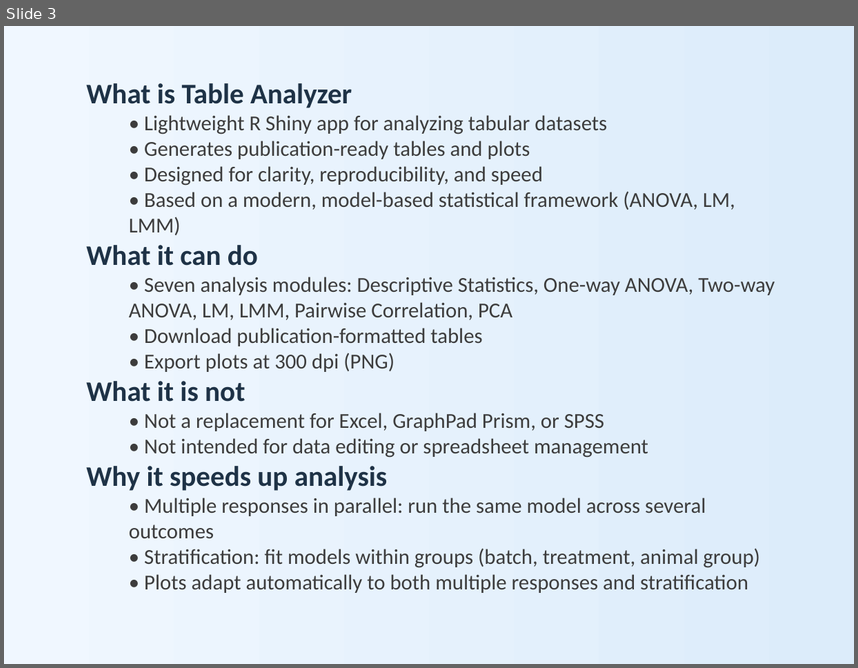
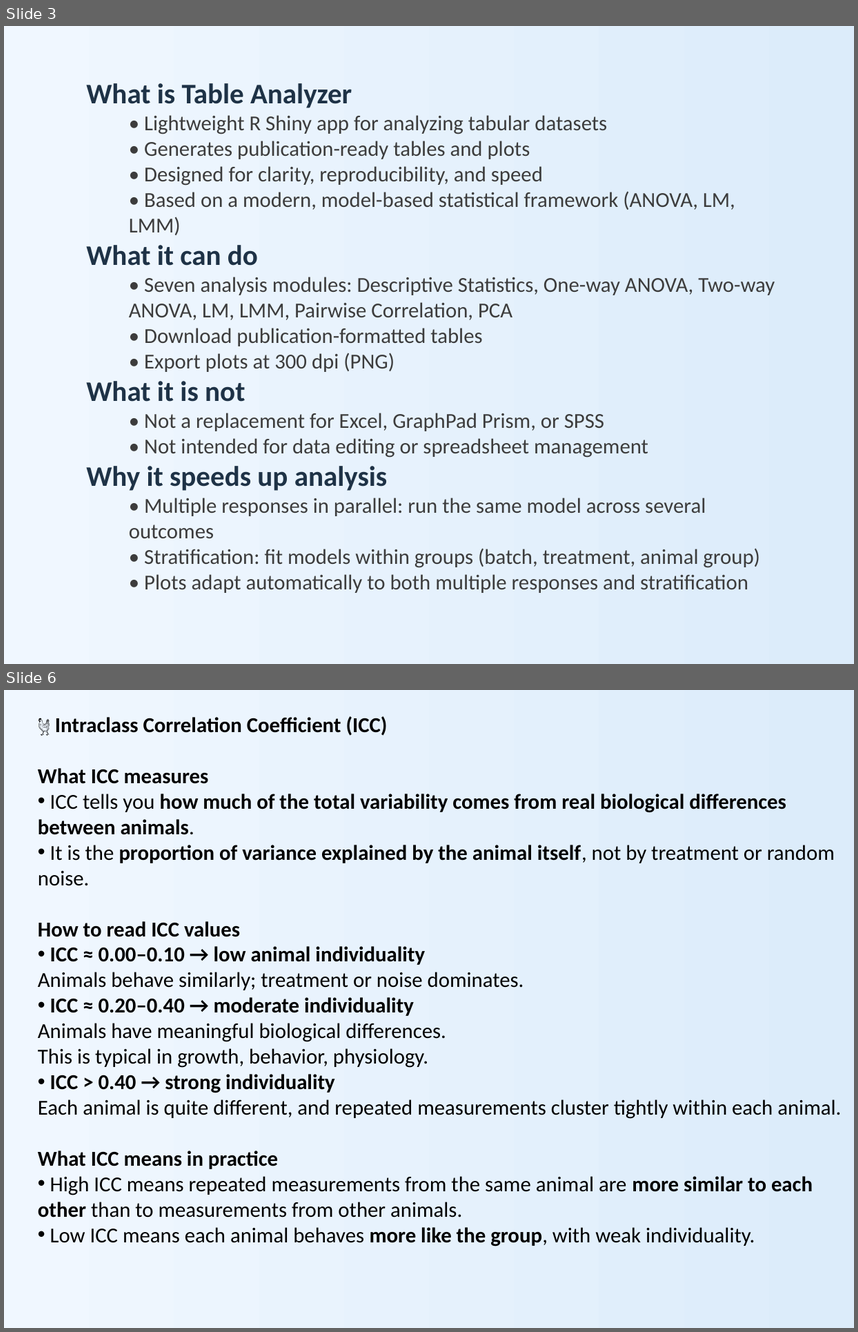
Before and after one commit to nicola-palmieri/TableAnalyzer, a slide deck: presentations/Table_Analyzer_Overview.pptx. Shown one above the other, each under a label of ours: slide 3 before the commit, slides 3 and 6 after it; the slides between them are not shown. The pictures are 858x668 and 858x1332 pixels, drawn with LibreOffice and Linux fonts; fonts in the diff are those of the drawing. Boxes give left, top, right and bottom in pixels: in the first picture for what was removed or moved away, otherwise in the second. Text is boxed around its words. In the diff, an @@ line names an element or a change of style, - is before the commit and + after.

```diff
--- a/presentations/Table_Analyzer_Overview.pptx
+++ b/presentations/Table_Analyzer_Overview.pptx
@@ slide 6 added at (x1=4, y1=690, x2=854, y2=1328), background gradient #F0F7FF to #DCECFA @@
@@ text added at (x1=38, y1=716, x2=841, y2=1246), 18 pt, text #000000 @@
+🐔 Intraclass Correlation Coefficient (ICC)
+What ICC measures
+• ICC tells you how much of the total variability comes from real biological differences between animals.
+• It is the proportion of variance explained by the animal itself, not by treatment or random noise.
+How to read ICC values
+• ICC ≈ 0.00–0.10 → low animal individuality
+  Animals behave similarly; treatment or noise dominates.
+• ICC ≈ 0.20–0.40 → moderate individuality
+  Animals have meaningful biological differences.
+  This is typical in growth, behavior, physiology.
+• ICC > 0.40 → strong individuality
+  Each animal is quite different, and repeated measurements cluster tightly within each animal.
+What ICC means in practice
+• High ICC means repeated measurements from the same animal are more similar to each other than to measurements from other animals.
+• Low ICC means each animal behaves more like the group, with weak individuality.
```
Also in this commit, not shown: 3 other slides added, 2 other files.
